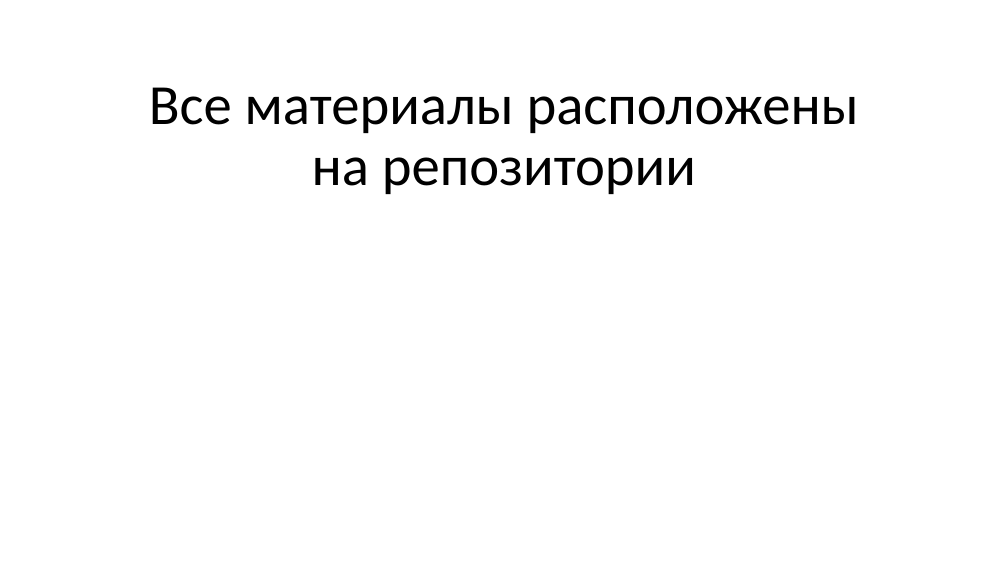
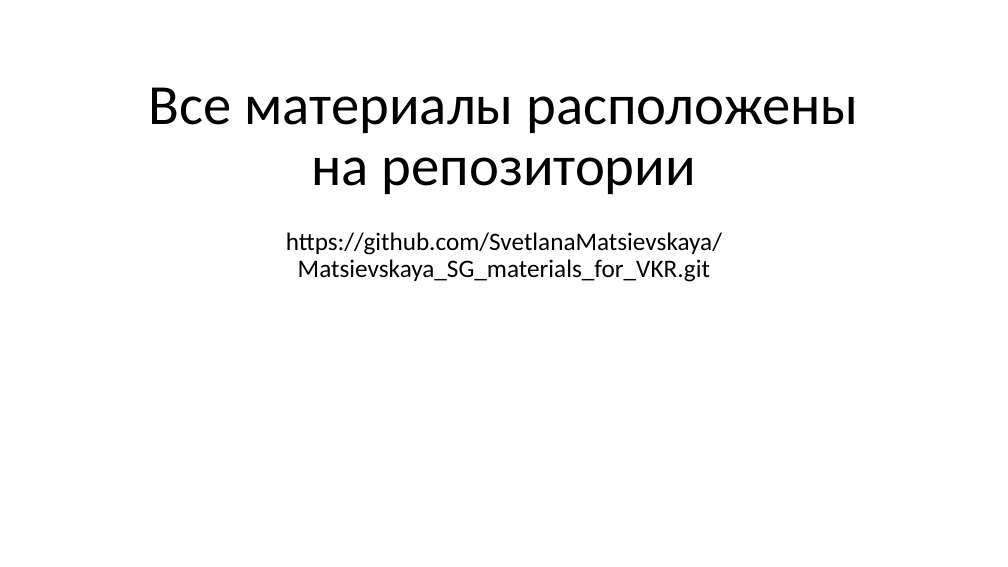
Before and after one commit to SvetlanaMatsievskaya/Matsievskaya_SG_materials_for_VKR, a slide deck: slide 12 of Matsievskaya_SG_presentation.pptx. Drawn at 1008x567 pixels with LibreOffice and Linux fonts; fonts in the diff are those of the drawing. Boxes give left, top, right and bottom in pixels: in the first picture for what was removed or moved away, otherwise in the second. Text is boxed around its words. In the diff, an @@ line names an element or a change of style, - is before the commit and + after.

Commit message:
github link added

```diff
--- a/Matsievskaya_SG_presentation.pptx
+++ b/Matsievskaya_SG_presentation.pptx
@@ subtitle added at [286,232,722,282], 24 pt, text #000000 @@
+https://github.com/SvetlanaMatsievskaya/Matsievskaya_SG_materials_for_VKR.git
```
Also in this commit, not shown: 1 other file.
